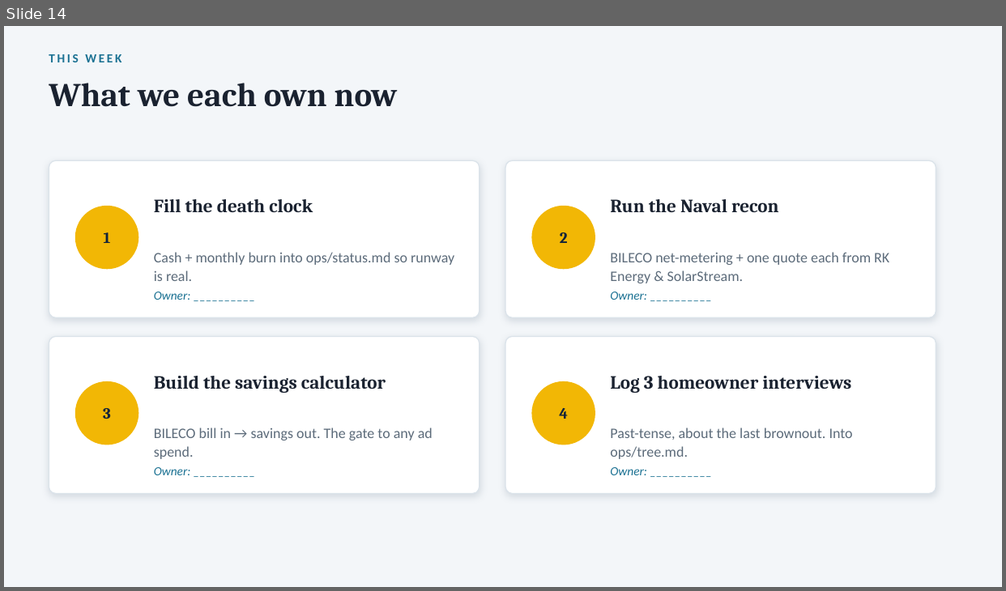
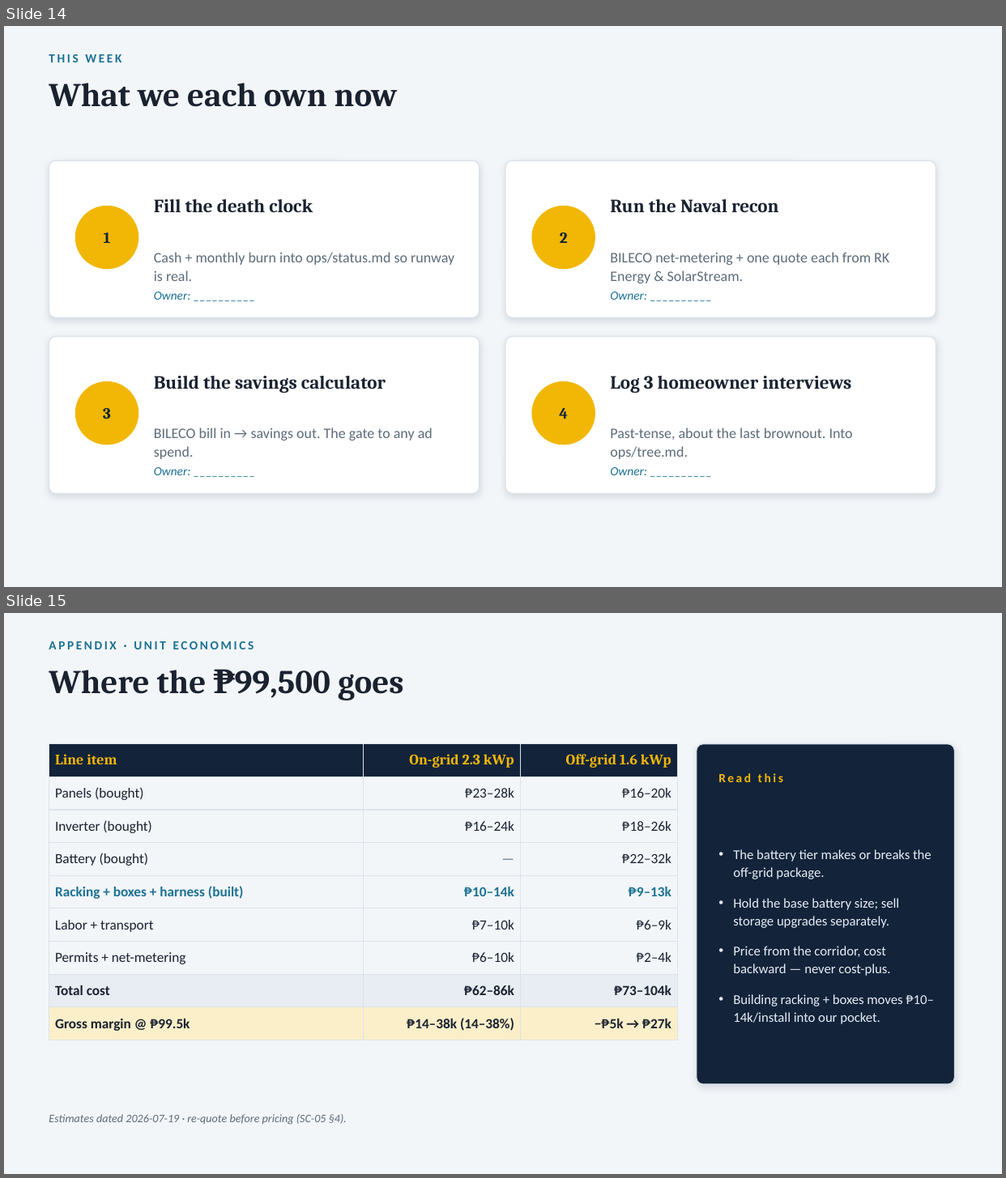
Before and after one commit to benjiemalinao87/thebhadz-energy, a slide deck: docs/biliran-gtm-plan.pptx. Shown one above the other, each under a label of ours: slide 14 before the commit, slides 14 and 15 after it. The pictures are 1006x591 and 1006x1178 pixels, drawn with LibreOffice and Linux fonts; fonts in the diff are those of the drawing. Boxes give left, top, right and bottom in pixels: in the first picture for what was removed or moved away, otherwise in the second. Text is boxed around its words. In the diff, an @@ line names an element or a change of style, - is before the commit and + after.

```diff
--- a/docs/biliran-gtm-plan.pptx
+++ b/docs/biliran-gtm-plan.pptx
@@ slide 15 added at (x1=4, y1=613, x2=1002, y2=1174), background #F3F6F9 @@
@@ text added at (x1=49, y1=641, x2=254, y2=649), 12 pt, text #1C7293, bold @@
+APPENDIX · UNIT ECONOMICS
@@ text added at (x1=49, y1=670, x2=404, y2=700), 32 pt, text #1A2230, bold @@
+Where the ₱99,500 goes
@@ table added at (x1=49, y1=744, x2=678, y2=1034), 9 rows, 3 columns @@
+Line item | On-grid 2.3 kWp | Off-grid 1.6 kWp
+Panels (bought) | ₱23–28k | ₱16–20k
+Inverter (bought) | ₱16–24k | ₱18–26k
+Battery (bought) | — | ₱22–32k
+Racking + boxes + harness (built) | ₱10–14k | ₱9–13k
+Labor + transport | ₱7–10k | ₱6–9k
+Permits + net-metering | ₱6–10k | ₱2–4k
+Total cost | ₱62–86k | ₱73–104k
+Gross margin @ ₱99.5k | ₱14–38k (14–38%) | −₱5k → ₱27k
@@ rounded rectangle added at (x1=697, y1=744, x2=955, y2=1084), fill #12233A, outline #DBE3EA 1 pt @@
@@ text added at (x1=718, y1=773, x2=783, y2=782), 12 pt, text #F2B705, bold @@
+Read this
@@ text added at (x1=733, y1=850, x2=934, y2=1024), 13 pt, text #E6EDF5 @@
+• The battery tier makes or breaks the off-grid package.
+• Hold the base battery size; sell storage upgrades separately.
+• Price from the corridor, cost backward — never cost-plus.
+• Building racking + boxes moves ₱10–14k/install into our pocket.
@@ text added at (x1=49, y1=1114, x2=347, y2=1125), 11 pt, text #5C6B7A, italic @@
+Estimates dated 2026-07-19 · re-quote before pricing (SC-05 §4).
```
Also in this commit, not shown: 1 other slide added, 1 other file.
